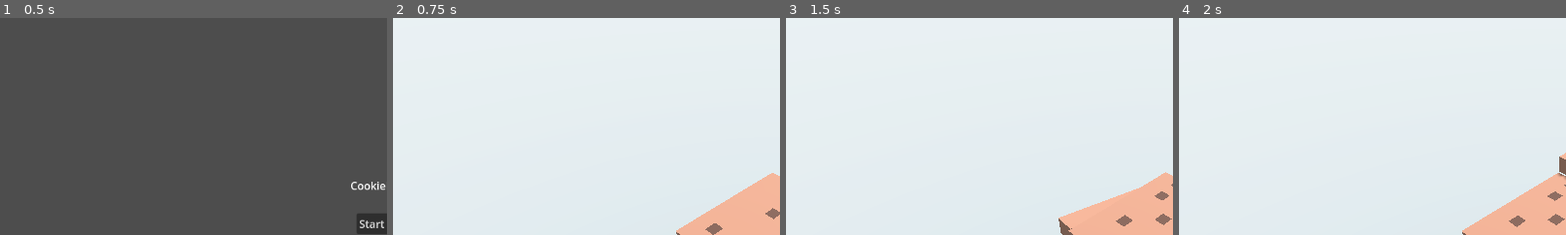
Above: before the commit, frames 1-4 (left to right).
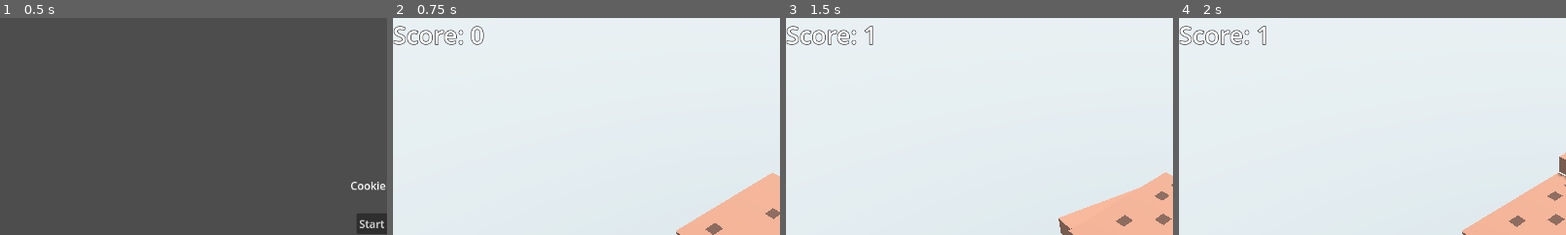
Above: after the commit, the same moments.

Repository: NahirJT/CookieMookie
Game: Godot game, scene res://scenes/main_menu.tscn
The game is run twice, just before and just after one commit, with the same random seed, the same clock (stepped at 60 frames per second) and the same inputs.
Inputs:
- Up to frame 1 (0.5 s): no input
- Up to frame 2 (0.75 s): click "Start game" at 0.5 s
- Up to frame 3 (1.5 s): tap Space (place) at 1.35 s
- Up to frame 4 (2 s): no input
The pictures show only the part of the screen within x 0-50%, y 0-50%; the shares and areas given below are measured in that part.

Frame 1 is identical in both runs. In frame 2, 0.6% of the frame differs, in the area x 0-24%, y 3-13%; in frame 3, 0.6%; in frame 4, 0.6%.

Commit message:
Add HUD with score display to main scene
Introduced a CanvasLayer HUD and ScoreLabel to the main scene. Updated the main script to reference the score label and refresh its value whenever the score changes.

Diff:
--- a/scenes/main.tscn
+++ b/scenes/main.tscn
@@ -51,3 +51,13 @@
 stream = ExtResource("3_jyhfs")
 autoplay = true
 parameters/looping = true
+
+[node name="HUD" type="CanvasLayer" parent="."]
+
+[node name="ScoreLabel" type="Label" parent="HUD"]
+custom_minimum_size = Vector2(20, 20)
+offset_right = 40.0
+offset_bottom = 23.0
+theme_override_constants/outline_size = 3
+theme_override_font_sizes/font_size = 36
+text = "\"Score: 0\""
--- a/scripts/main.gd
+++ b/scripts/main.gd
@@ -23,6 +23,7 @@
 @onready var _place_sound: AudioStreamPlayer = $PlaceSound
 @onready var _perfect_sound: AudioStreamPlayer = $PerfectSound
 @onready var _background_music: AudioStreamPlayer = $BackgroundMusic
+@onready var _score_label: Label = $HUD/ScoreLabel
 
 var score: int = 0
 var is_game_over: bool = false
@@ -40,6 +41,8 @@
 	# Start background music
 	if _background_music:
 		_background_music.play()
+	# Initialize score display
+	_update_score_display()
 
 
 func _start_game() -> void:
@@ -174,6 +177,7 @@
 
 	_top_cookie = _active_cookie
 	score += 1
+	_update_score_display()
 
 	_move_camera_up()
 	_movement_axis = "z" if _movement_axis == "x" else "x"
@@ -319,3 +323,8 @@
 	is_game_over = true
 	GameState.score = score
 	get_tree().change_scene_to_file("res://scenes/game_over_menu.tscn")
+
+
+func _update_score_display() -> void:
+	if _score_label:
+		_score_label.text = "Score: %d" % score
